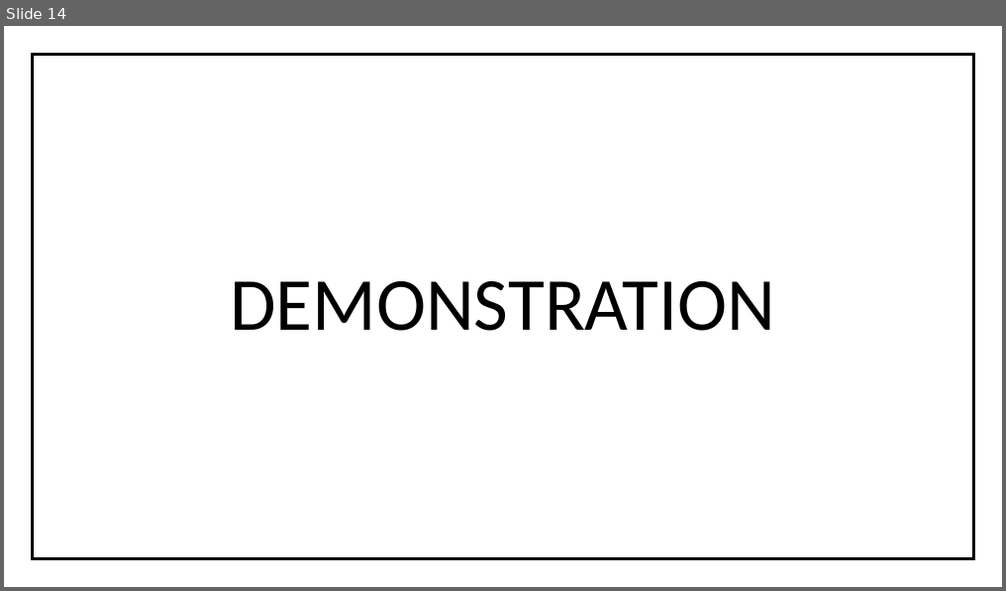
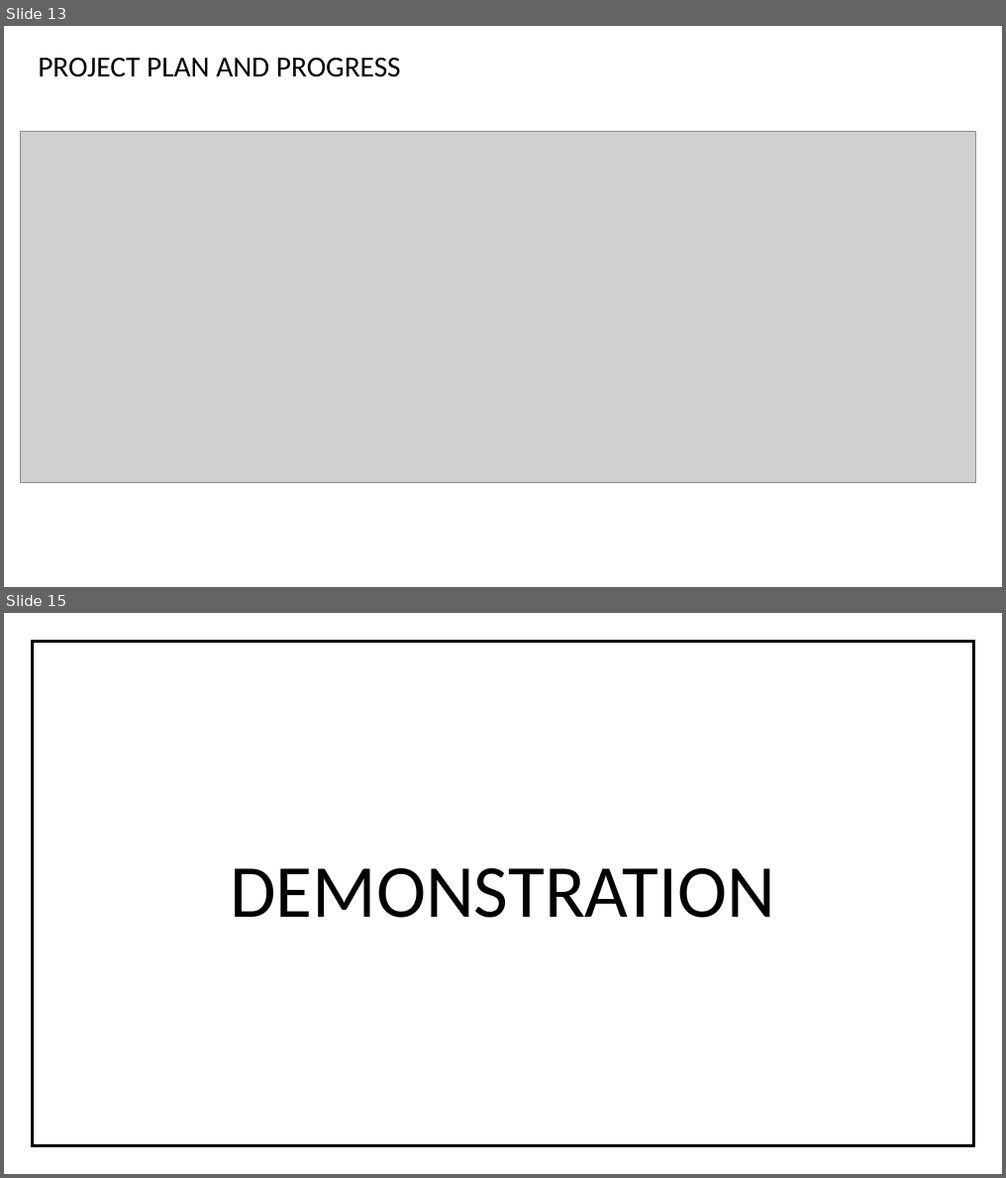
Before and after one commit to imsuneth/FEM, a slide deck: Documentations/Mid evaluation presentation/FINITE ELEMENT BASED STRUCTURAL ANALYSIS.pptx. Shown one above the other, each under a label of ours: slide 14 before the commit, slides 13 and 15 after it; the slides between them are not shown. The pictures are 1006x591 and 1006x1178 pixels, drawn with LibreOffice and Linux fonts; fonts in the diff are those of the drawing; grey boxes stand for pictures. Boxes give left, top, right and bottom in pixels: in the first picture for what was removed or moved away, otherwise in the second. Text is boxed around its words. In the diff, an @@ line names an element or a change of style, - is before the commit and + after.

```diff
--- a/Documentations/Mid evaluation presentation/FINITE ELEMENT BASED STRUCTURAL ANALYSIS.pptx
+++ b/Documentations/Mid evaluation presentation/FINITE ELEMENT BASED STRUCTURAL ANALYSIS.pptx
@@ slide 13 added at bbox=[4, 26, 1002, 587], background #FFFFFF @@
@@ text added at bbox=[38, 58, 401, 77], 28 pt, text #000000 @@
+PROJECT PLAN AND PROGRESS
@@ picture added at bbox=[20, 131, 976, 482] @@
@@ what was slide 14 is now slide 15 @@
```
Also in this commit, not shown: 3 slides changed, 1 other slide added, 4 other files.
